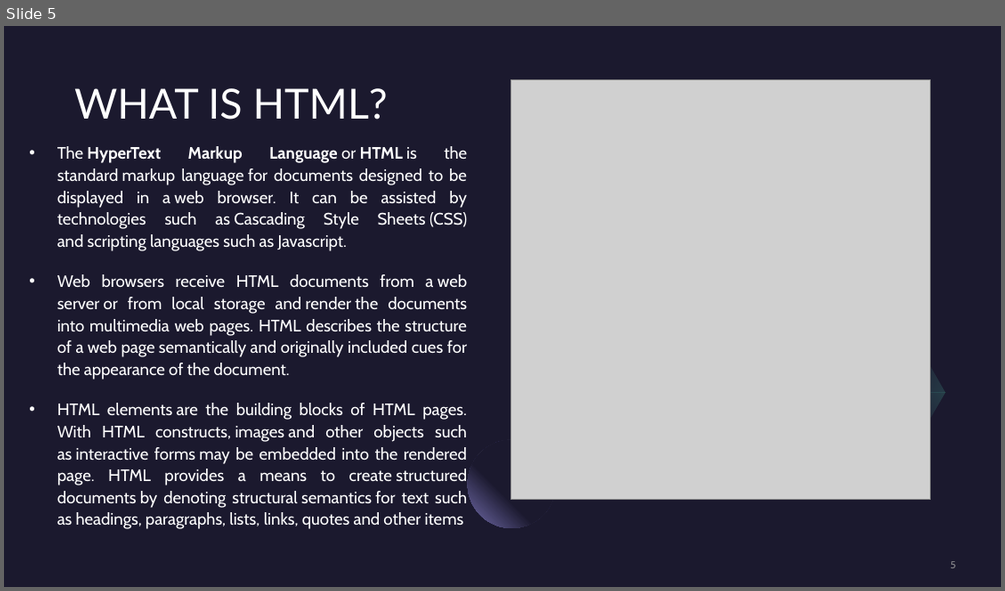
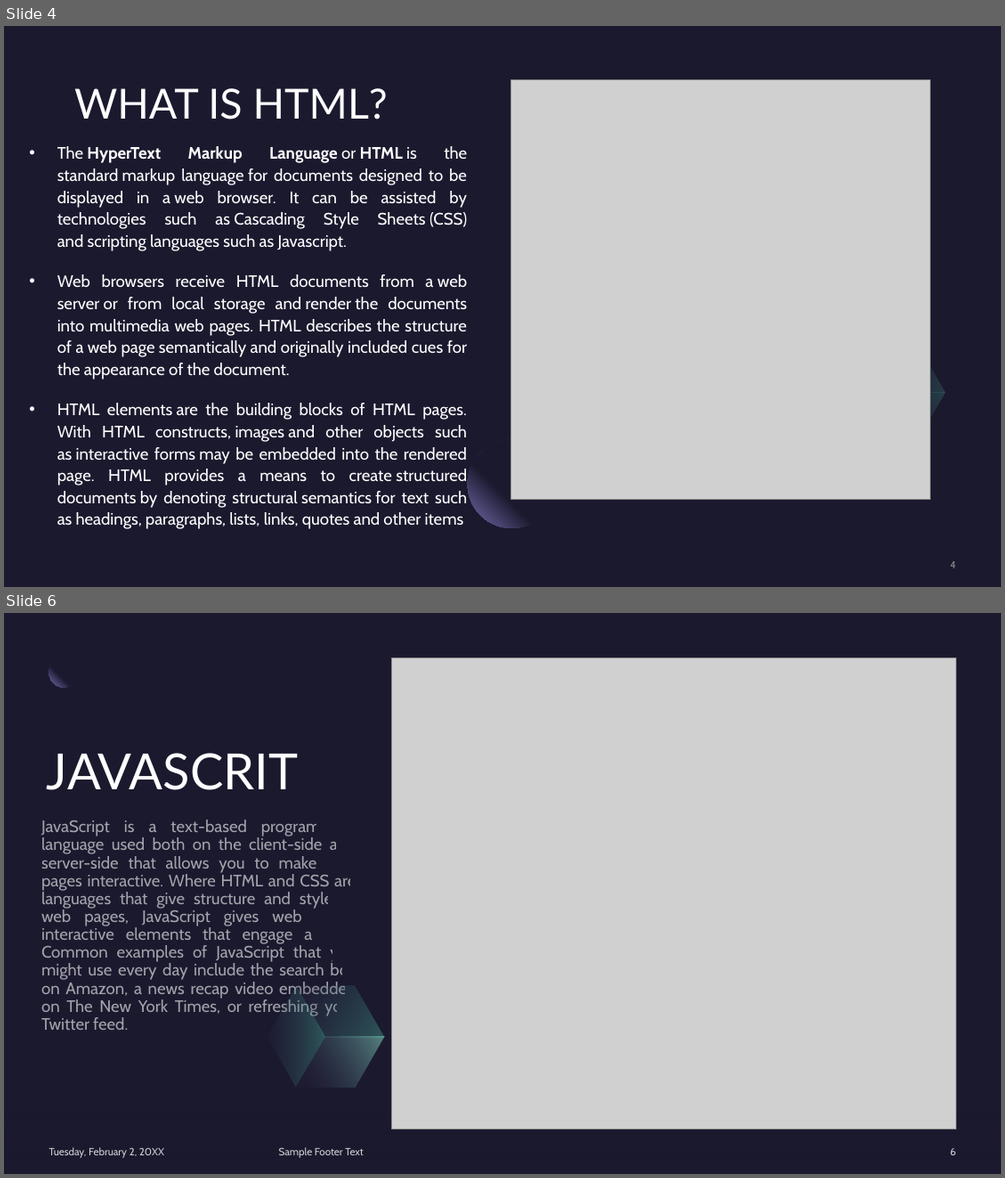
Before and after one commit to devanshrautela/web-development, a slide deck: Web Development.pptx. Shown one above the other, each under a label of ours: slide 5 before the commit, slides 4 and 6 after it; the slides between them are not shown. The pictures are 1005x591 and 1005x1178 pixels, drawn with LibreOffice and Linux fonts; fonts in the diff are those of the drawing; grey boxes stand for pictures. Boxes give left, top, right and bottom in pixels: in the first picture for what was removed or moved away, otherwise in the second. Text is boxed around its words. In the diff, an @@ line names an element or a change of style, - is before the commit and + after.

```diff
--- a/Web Development.pptx
+++ b/Web Development.pptx
@@ slide 6 added at (4, 613, 1001, 1174), background #1B192E @@
@@ rectangle added at (4, 613, 1001, 1174), fill #1B192E @@
@@ freeform shape added at (908, 613, 1001, 735), fill #7771B2 at 40% opacity @@
@@ ellipse added at (48, 657, 78, 687), fill gradient #1B192E to #7771B2 @@
@@ picture added at (392, 657, 956, 1129) @@
@@ title added at (47, 753, 298, 790), 48 pt, text #FFFFFF @@
+JAVASCRIT
@@ subtitle added at (41, 819, 356, 1030), 16 pt, text #FFFFFF at 60% opacity @@
+JavaScript is a text-based programming language used both on the client-side and server-side that allows you to make web pages interactive. Where HTML and CSS are languages that give structure and style to web pages, JavaScript gives web pages interactive elements that engage a user. Common examples of JavaScript that you might use every day include the search box on Amazon, a news recap video embedded on The New York Times, or refreshing your Twitter feed.
@@ freeform shape added at (253, 986, 340, 1087), fill gradient #2C284A to #5BEFC1 @@
@@ freeform shape added at (282, 960, 399, 1063), fill gradient #2C284A to #5BEFC1 @@
@@ freeform shape added at (296, 1012, 385, 1113), fill gradient #2C284A to #92F4D6 @@
@@ rectangle added at (4, 1085, 1001, 1174), fill gradient #1B192E @@
@@ text added at (49, 1147, 164, 1158), 10 pt, text #FFFFFF at 80% opacity @@
+Tuesday, February 2, 20XX
@@ text added at (279, 1147, 364, 1158), 10 pt, text #FFFFFF at 80% opacity @@
+Sample Footer Text
@@ page number added at (950, 1148, 956, 1155), 10 pt, text #FFFFFF at 80% opacity @@
+6
@@ what was slide 5 is now slide 4 @@
@@ page number at (950, 561, 956, 568): text changed @@
-5
+4
```
Also in this commit, not shown: 2 other slides added, 3 slides removed, 8 other files.
